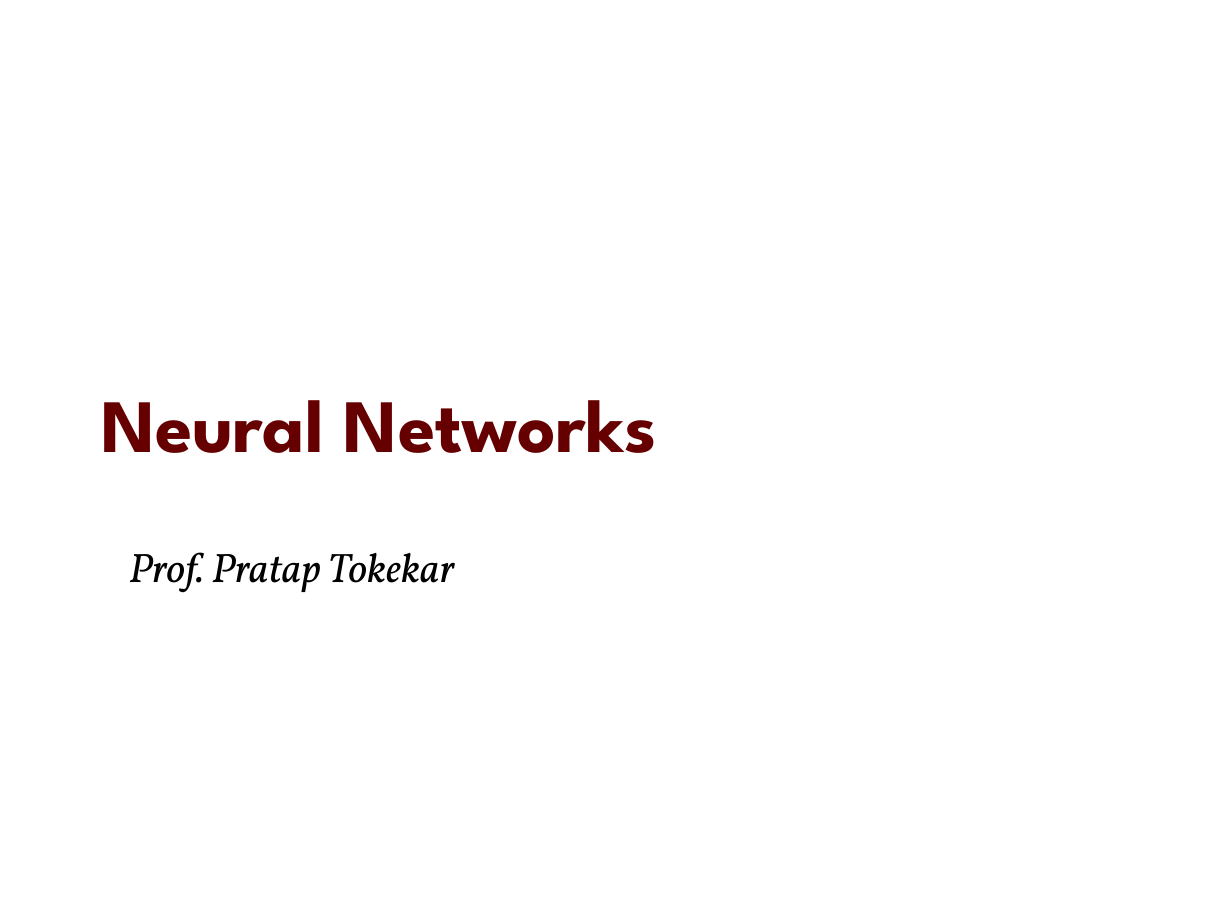
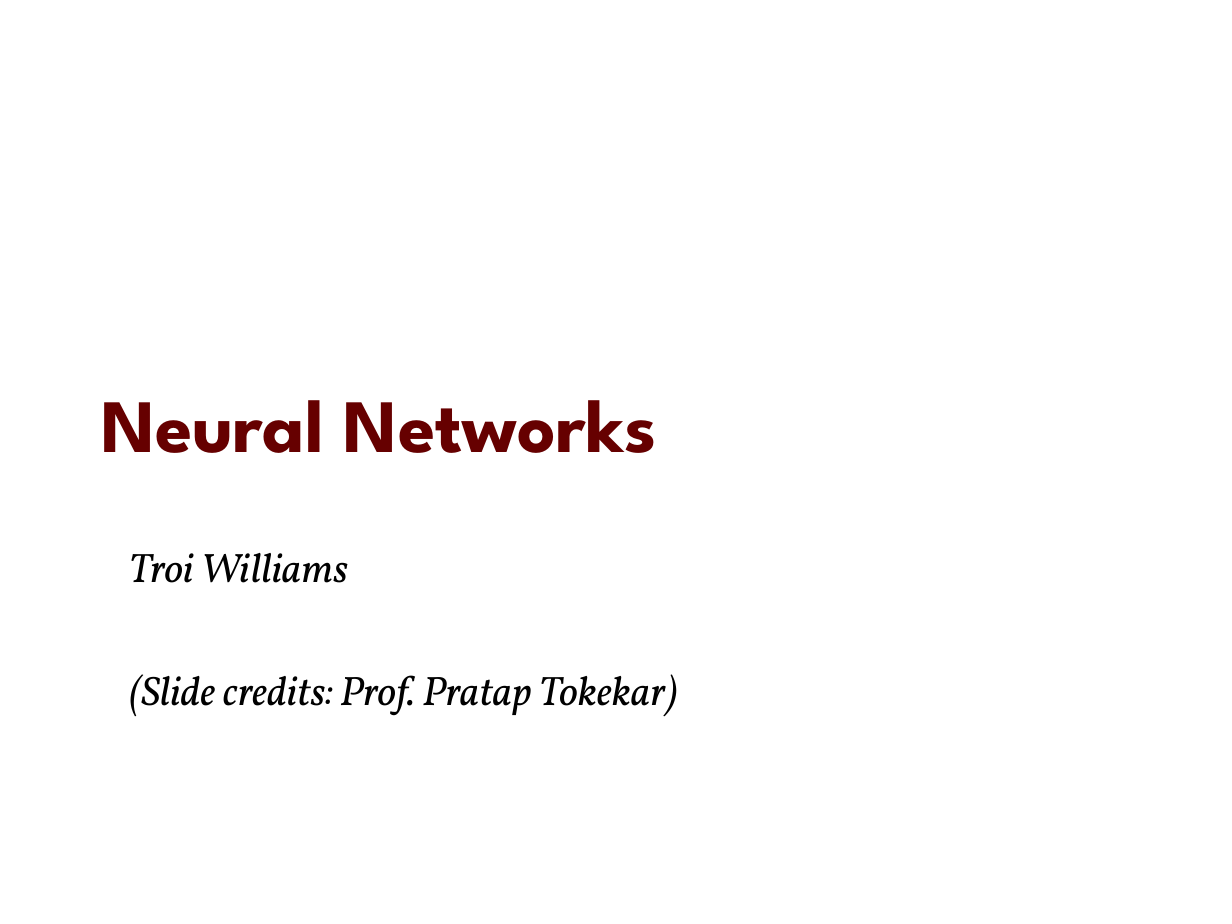
Before and after one commit to troiwill/cmsc477-robotics-perception-and-planning, a slide deck: slide 1 of lectures/15_NNs_YOLO.pptx. Drawn at 1232x924 pixels with LibreOffice and Linux fonts; fonts in the diff are those of the drawing. Boxes give left, top, right and bottom in pixels: in the first picture for what was removed or moved away, otherwise in the second. Text is boxed around its words. In the diff, an @@ line names an element or a change of style, - is before the commit and + after.

Commit message:
Updated lecture 15.

```diff
--- a/lectures/15_NNs_YOLO.pptx
+++ b/lectures/15_NNs_YOLO.pptx
@@ subtitle at (129,553,678,716): text changed @@
-Prof. Pratap Tokekar
+Troi Williams
+(Slide credits: Prof. Pratap Tokekar)
```
